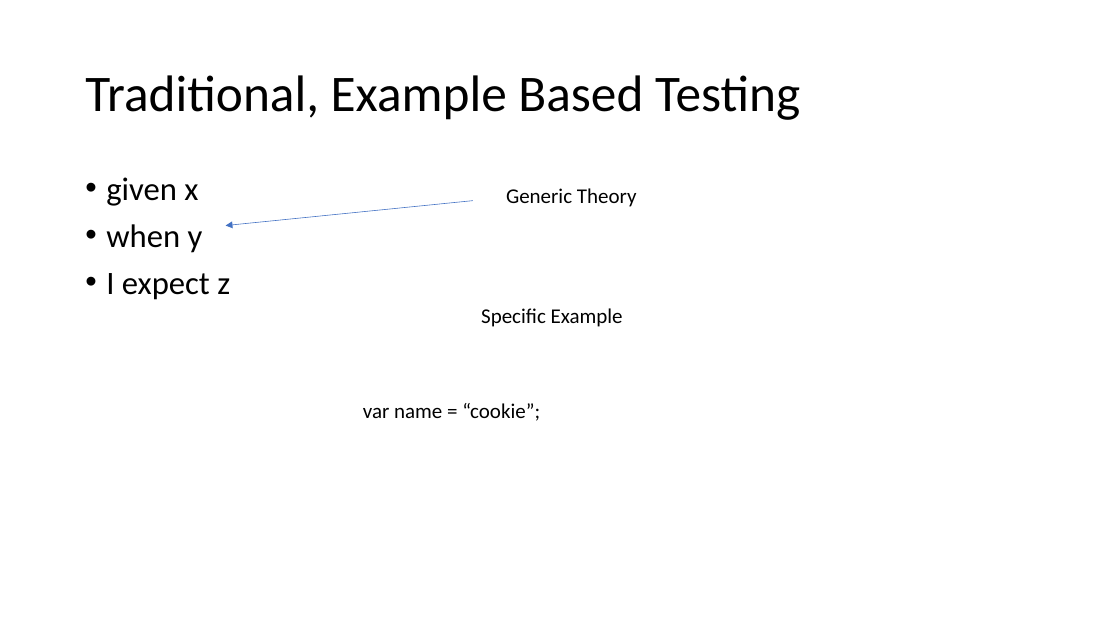
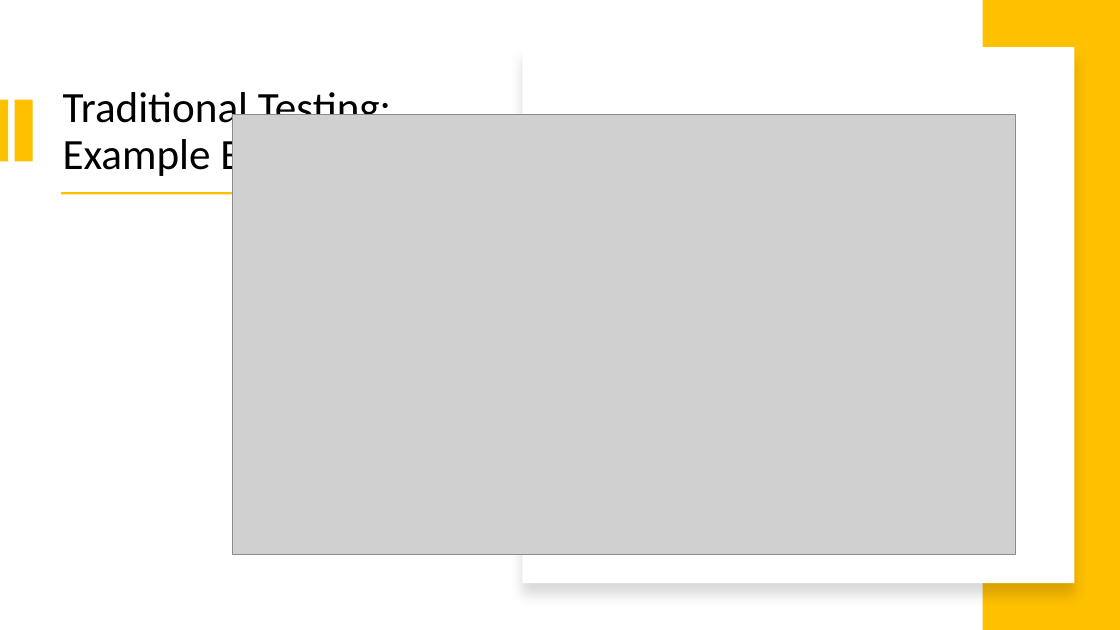
Before and after one commit to dcook-net/PropertyBasedTesting, a slide deck: slide 6 of Presentation1.pptx (slide 3 before the commit). Drawn at 1120x630 pixels with LibreOffice and Linux fonts; fonts in the diff are those of the drawing; grey boxes stand for pictures. Boxes give left, top, right and bottom in pixels: in the first picture for what was removed or moved away, otherwise in the second. Text is boxed around its words. In the diff, an @@ line names an element or a change of style, - is before the commit and + after.

```diff
--- a/Presentation1.pptx
+++ b/Presentation1.pptx
@@ rectangle added at (983,0,1120,630), fill #FFC000 @@
@@ rectangle added at (523,47,1075,583), fill #FFFFFF @@
@@ title at (63,87,391,180): text changed; size 44 to 37 pt @@
-Traditional, Example Based Testing
+Traditional Testing: Example Based
@@ rectangle added at (0,99,8,161), fill #FFC000 @@
@@ rectangle added at (14,99,32,161), fill #FFC000 @@
@@ picture added at (233,114,1015,555) @@
@@ text removed at (106,177,230,300) @@
-• given x
-• when y
-• I expect z
@@ rectangle added at (61,192,456,195), fill #FFC000 @@
@@ arrow removed from (473, 201) to (226, 226) @@
@@ text removed at (506,188,637,207) @@
-Generic Theory
@@ text removed at (481,308,623,327) @@
-Specific Example
@@ text removed at (363,403,540,421) @@
-var name = “cookie”;
```
Also in this commit, not shown: 25 slides added, 1 slide removed, 1 other file.
